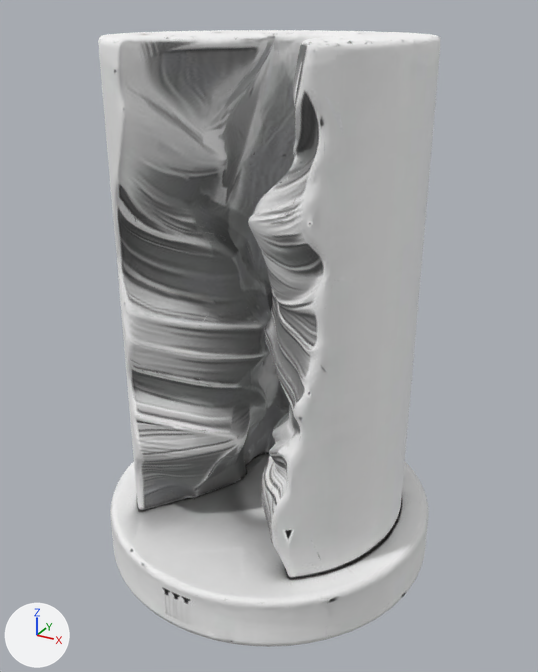
Two versions of the glTF model public/models/mapbox/antelope_canyon.glb, one commit apart.
Rendered twice from a 50 mm lens placed at (1.21, -2.21, 1.03), pointed at (0.01, -0.02, -0.06). Every picture has the same lights, and +X, +Y and +Z are marked at lower left. The picture after the commit comes second. Where no turn or scale is listed for an object, it has been applied to the vertices.
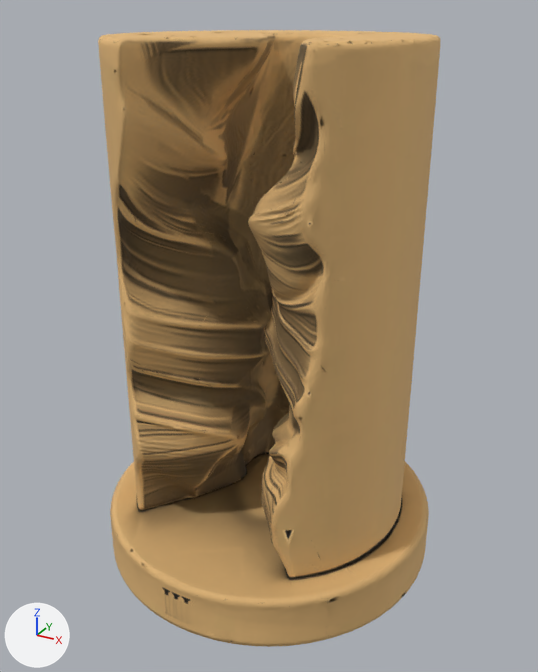
Diff of the bpy script that builds the scene:
```diff
--- a/public/models/mapbox/antelope_canyon.glb.py
+++ b/public/models/mapbox/antelope_canyon.glb.py
@@ mat_material_0 @@
 n1 = _N.new('ShaderNodeOutputMaterial'); n1.name = 'Material Output'
+n5 = _N.new('ShaderNodeMix'); n5.name = 'Mix'
+n5.data_type = 'RGBA'
+n5.blend_type = 'MULTIPLY'
+n5.inputs[0].default_value = 1.0  # 'Factor'
+n5.inputs[7].default_value = (0.804, 0.498, 0.196, 1.0)  # 'B', beige #e8bb7a
 n2 = _N.new('ShaderNodeTexImage'); n2.name = 'Image Texture'
@@ mat_material_0 @@
 n0 = _N.new('ShaderNodeBsdfPrincipled'); n0.name = 'Principled BSDF'
 _L.new(n0.outputs[0], n1.inputs[0])  # 'BSDF' to 'Surface'
-_L.new(n2.outputs[0], n0.inputs[0])  # 'Color' to 'Base Color'
 _L.new(n3.outputs[0], n0.inputs[5])  # 'Normal' to 'Normal'
 _L.new(n4.outputs[0], n3.inputs[1])  # 'Color' to 'Color'
+_L.new(n5.outputs[2], n0.inputs[0])  # 'Result' to 'Base Color'
+_L.new(n2.outputs[0], n5.inputs[6])  # 'Color' to 'A'
```

Changed parts and their boxes (x1, y1, x2, y2) in the pictures (538 x 672 px):
'Mesh_0', recoloured (grey to brown)
    both: (98, 30, 440, 647)
